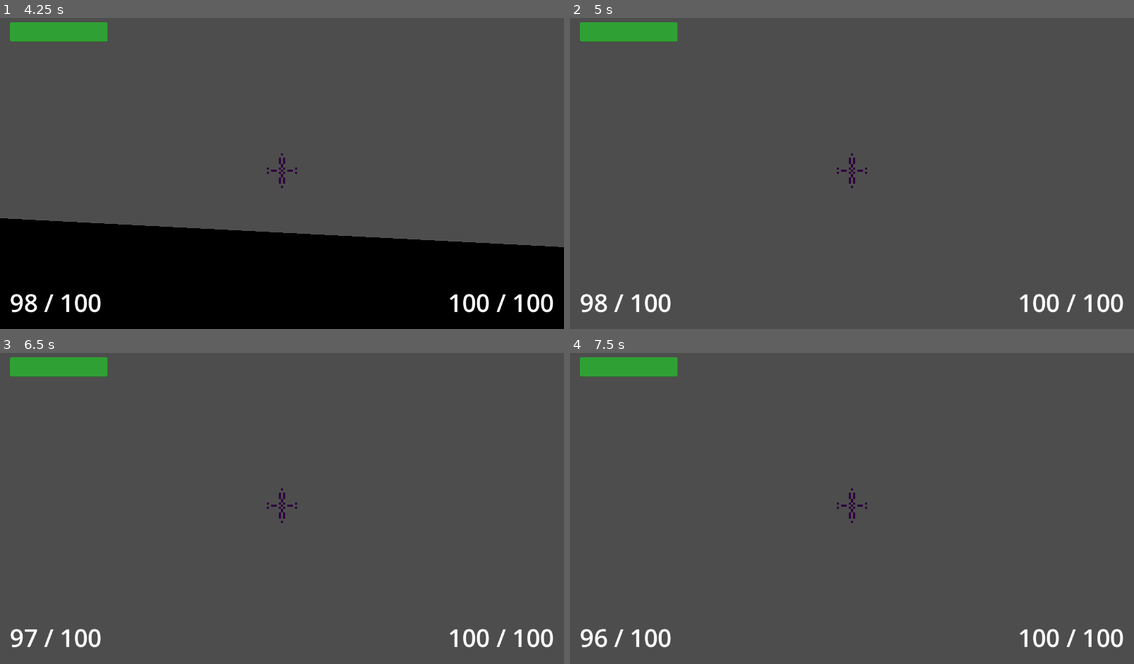
Above: before the commit, frames 1-4 (two rows, left to right).
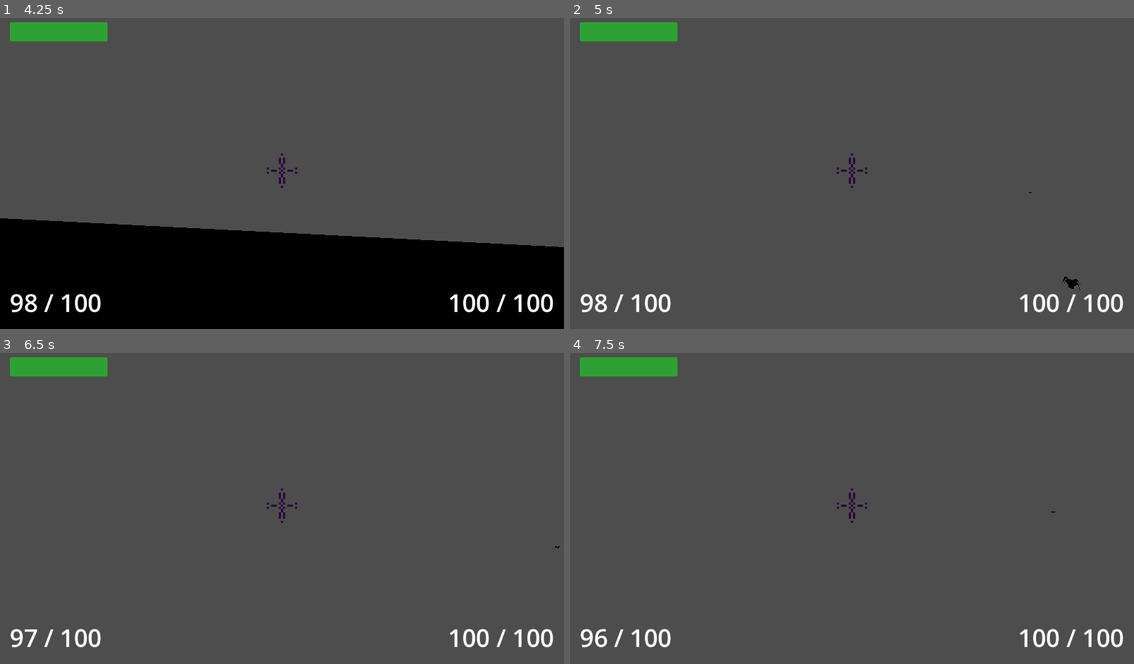
Above: after the commit, the same moments.

Repository: Bubullzz/CodeName-MegaKill
Game: Godot game, scene res://scenes/base.tscn
The game is run twice, just before and just after one commit, with the same random seed, the same clock (stepped at 60 frames per second) and the same inputs.
Inputs (mouse positions are in pixels of both pictures, inside the frame that each line leads up to):
- Up to frame 1 (4.25 s): tap Enter at 0.5 s; move the mouse to (276, 176) at 0.52 s; hold Up (ui_up) 0.53-2.78 s; tap Space (jump) at 0.6, 0.77, 1.07, 1.52, 1.55, 1.82, 2.3, 2.85, 3.02, 3.32, 3.77, 3.8, 4.07 s; click (276, 176) at 0.67 s; move the mouse to (321, 173) at 1.27 s; tap 0 at 1.35 s; move the mouse to (236, 167) at 2.02 s; hold 1 2.03-2.78 s; move the mouse to (287, 170) at 2.77 s; hold Left (ui_left) 2.78-3.53 s; click (287, 170) at 2.92 s; move the mouse to (259, 164) at 3.52 s; hold Up (ui_up) from 3.53 s (still down); hold 0 from 3.53 s (still down)
- Up to frame 2 (5 s): keep holding Up (ui_up); move the mouse to (880, 170) at 4.27 s; release 0 at 4.28 s; tap 1 at 4.35 s; tap Space (jump) at 4.52, 4.55, 4.82 s
- Up to frame 3 (6.5 s): tap Space (jump) at 5, 5.1, 6.02, 6.05, 6.32 s; move the mouse to (253, 508) at 5.02 s; click (253, 508) at 5.17 s; tap Enter at 5.75 s; move the mouse to (293, 499) at 5.77 s; release Up (ui_up) at 5.78 s; hold Right (ui_right) from 5.78 s (still down); tap 0 at 5.85 s
- Up to frame 4 (7.5 s): tap Space (jump) at 6.5, 6.77, 6.8, 7.07, 7.35 s; move the mouse to (846, 511) at 6.52 s; release Right (ui_right) at 6.53 s; hold 1 6.53-7.28 s; hold Up (ui_up) from 6.53 s (still down); tap Enter at 7.25 s; move the mouse to (891, 508) at 7.27 s; click (891, 508) at 7.42 s

Frame 1 is identical in both runs. In frame 2, less than 0.1% of the frame differs, in the area x 81-91%, y 56-88%; in frame 3, less than 0.1%; in frame 4, less than 0.1%.

Commit message:
added components omg #puff

Diff:
--- a/scenes/goon.tscn
+++ b/scenes/goon.tscn
@@ -3,6 +3,8 @@
 [ext_resource type="Script" uid="uid://cpjb2m3d7xayw" path="res://scripts/goon.gd" id="1_yqbba"]
 [ext_resource type="Script" uid="uid://0jkquaqdb3xp" path="res://scripts/body_hurtbox.gd" id="2_2p5ge"]
 [ext_resource type="Script" uid="uid://7816wniw5cle" path="res://scripts/weakspot_hurtbox.gd" id="3_xrt3b"]
+[ext_resource type="PackedScene" uid="uid://cwmysuopjcerq" path="res://assets/Spider_incroyable.glb" id="4_lvo0j"]
+[ext_resource type="Script" uid="uid://suy82x121iat" path="res://scripts/move_component.gd" id="5_ovaai"]
 
 [sub_resource type="BoxShape3D" id="BoxShape3D_32l3e"]
 
@@ -12,6 +14,7 @@
 [sub_resource type="BoxShape3D" id="BoxShape3D_lvo0j"]
 
 [node name="goon" type="CharacterBody3D" unique_id=2111933101]
+transform = Transform3D(-4.371139e-08, 0, 1, 0, 1, 0, -1, 0, -4.371139e-08, 0, 0, 0)
 collision_layer = 4
 collision_mask = 7
 script = ExtResource("1_yqbba")
@@ -41,3 +44,11 @@
 transform = Transform3D(0.3, 0, 0, 0, 0.3, 0, 0, 0, 0.3, 0, 0.42719752, 0)
 shape = SubResource("BoxShape3D_lvo0j")
 debug_color = Color(0.9450875, 0.1759749, 0.40388775, 0.41960785)
+
+[node name="Spider_incroyable" parent="." unique_id=157226290 instance=ExtResource("4_lvo0j")]
+transform = Transform3D(-1.3113416e-08, 0, 0.29999998, 0, 0.29999998, 0, -0.29999998, 0, -1.3113416e-08, -0.06297696, -0.03873205, 0.007300973)
+
+[node name="MoveComponent" type="Node" parent="." unique_id=1648261960 node_paths=PackedStringArray("body")]
+script = ExtResource("5_ovaai")
+body = NodePath("..")
+metadata/_custom_type_script = "uid://suy82x121iat"
--- /dev/null
+++ b/scenes/move_component.tscn
@@ -0,0 +1,6 @@
+[gd_scene format=3 uid="uid://cc8cci5ilebpy"]
+
+[ext_resource type="Script" uid="uid://suy82x121iat" path="res://scripts/move_component.gd" id="1_2tlqg"]
+
+[node name="MoveComponent" type="Node" unique_id=236640674]
+script = ExtResource("1_2tlqg")
--- /dev/null
+++ b/scenes/whatever.tscn
@@ -0,0 +1,39 @@
+[gd_scene format=3 uid="uid://cux3w4pt1ik7y"]
+
+[ext_resource type="Script" uid="uid://c4rmvjgwvdrj6" path="res://scripts/whatever.gd" id="1_xplc2"]
+
+[sub_resource type="TorusMesh" id="TorusMesh_my838"]
+inner_radius = 1.122
+rings = 6
+ring_segments = 5
+
+[sub_resource type="TorusMesh" id="TorusMesh_xplc2"]
+inner_radius = 1.122
+rings = 8
+
+[sub_resource type="TorusMesh" id="TorusMesh_3x6wp"]
+inner_radius = 1.122
+rings = 17
+
+[node name="Whatever" type="Node3D" unique_id=1813852127]
+
+[node name="Outer" type="MeshInstance3D" parent="." unique_id=1880517193]
+mesh = SubResource("TorusMesh_my838")
+
+[node name="Middle" type="MeshInstance3D" parent="Outer" unique_id=1430035738]
+transform = Transform3D(0.65629727, 0, 0, 0, 1, 0, 0, 0, 0.65629727, 0, 0, 0)
+mesh = SubResource("TorusMesh_xplc2")
+
+[node name="Inner" type="MeshInstance3D" parent="Outer/Middle" unique_id=383867387]
+transform = Transform3D(0.5398138, 0, 0, 0, 1, 0, 0, 0, 0.5398138, 0, 0, 0)
+mesh = SubResource("TorusMesh_3x6wp")
+skeleton = NodePath("../..")
+
+[node name="Manager" type="Node" parent="." unique_id=310855737 node_paths=PackedStringArray("outer", "middle", "inner")]
+script = ExtResource("1_xplc2")
+outer = NodePath("../Outer")
+middle = NodePath("../Outer/Middle")
+inner = NodePath("../Outer/Middle/Inner")
+speed_outer = 2.0
+speed_middle = 3.0
+speed_inner = 15.0
--- a/scripts/goon.gd
+++ b/scripts/goon.gd
@@ -6,6 +6,11 @@
 var health = 40
 var target: CharacterBody3D = null
 @export var damage = 10
+@onready var move_component: MoveComponent = $MoveComponent
+
+func _ready() -> void:
+	$Spider_incroyable/AnimationPlayer.play("ArmatureAction")
+	$Spider_incroyable/AnimationPlayer.speed_scale = 5
 
 static func instantiate() -> Goon:
 	var instance: Goon = preload("res://scenes/goon.tscn").instantiate()
@@ -30,7 +35,4 @@
 
 func _physics_process(delta: float) -> void:
 	var dir = (Global.player.position - self.position).normalized()
-	dir.y -= delta * Global.gravity
-	self.velocity = dir * move_speed
-	move_and_slide()
-	pass
+	move_component.move(Vector2(dir.x, dir.z), delta)
--- /dev/null
+++ b/scripts/move_component.gd
@@ -0,0 +1,30 @@
+class_name MoveComponent extends Node
+
+@export var body: CharacterBody3D
+@export var speed := 8.0
+@export var jump_velocity := 12.0
+@export var gravity_multiplier := 3.0
+
+var wants_jump := false
+
+func move(direction: Vector2, delta: float) -> void:
+	direction = direction.normalized()
+	# Top Down Movement
+	body.velocity.x = direction.x * speed
+	body.velocity.z = direction.y * speed
+
+	# Gravity
+	if not body.is_on_floor():
+		body.velocity += body.get_gravity() * delta * gravity_multiplier
+
+	# Jump
+	if wants_jump and body.is_on_floor():
+		body.velocity.y = jump_velocity
+	wants_jump = false
+
+	body.move_and_slide()
+
+	# Face movement direction
+	if direction.length_squared() > 0.001:
+		var look_dir := Vector3(-direction.x, 0.0, -direction.y).normalized()
+		body.look_at(body.global_position + look_dir, Vector3.UP)
--- a/scripts/weapons/pistol.gd
+++ b/scripts/weapons/pistol.gd
@@ -6,7 +6,7 @@
 	max_ammo = 100
 	damage = 2
 	reload_time = 3.
-	fire_rate = 1000
+	fire_rate = 100
 	weapon_name = "pistol"
 	super._ready()
 	setup_sound_players()
--- /dev/null
+++ b/scripts/whatever.gd
@@ -0,0 +1,14 @@
+extends Node
+
+@export var outer: MeshInstance3D
+@export var middle: MeshInstance3D
+@export var inner: MeshInstance3D
+
+@export var speed_outer = 1.
+@export var speed_middle = 1.
+@export var speed_inner = 1.
+
+func _process(delta: float) -> void:
+	outer.rotate(Vector3(1,0,0), delta*speed_outer)
+	middle.rotate(Vector3(1,1,0).normalized(), delta*speed_middle)
+	inner.rotate(Vector3(0,0,1), delta*speed_inner)
Binary file added: assets/Spider_incroyable.glb
Not shown, added: assets/Spider_incroyable.glb.import
Not shown, added: scripts/move_component.gd.uid
Not shown, added: scripts/whatever.gd.uid
